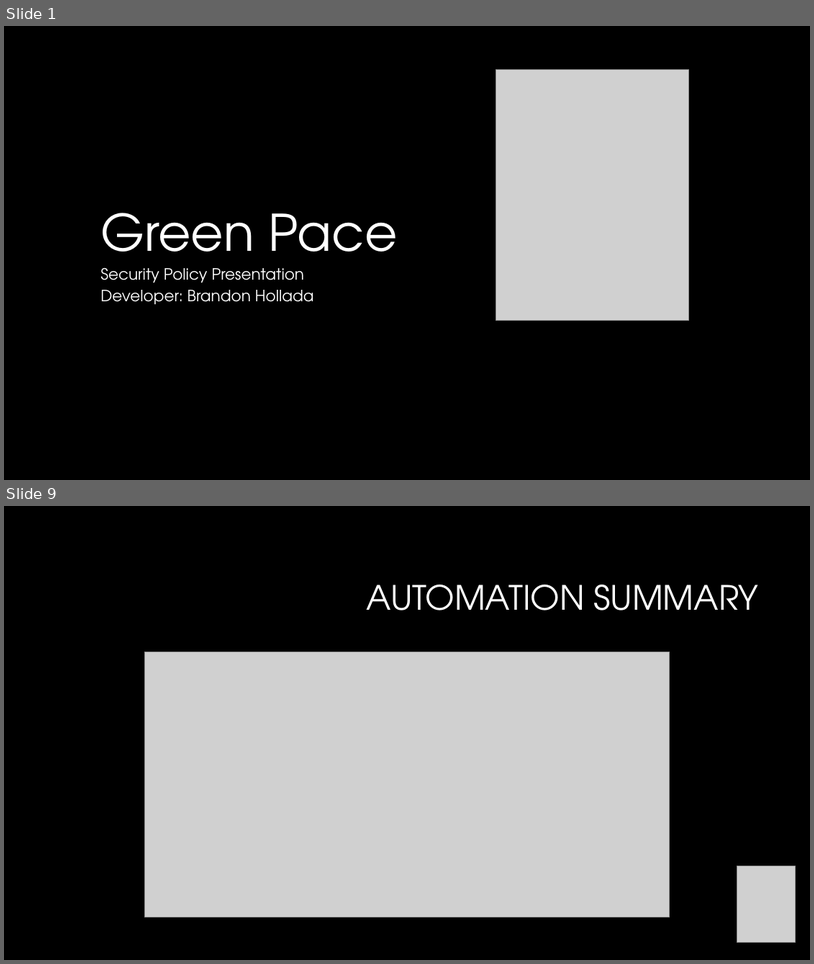
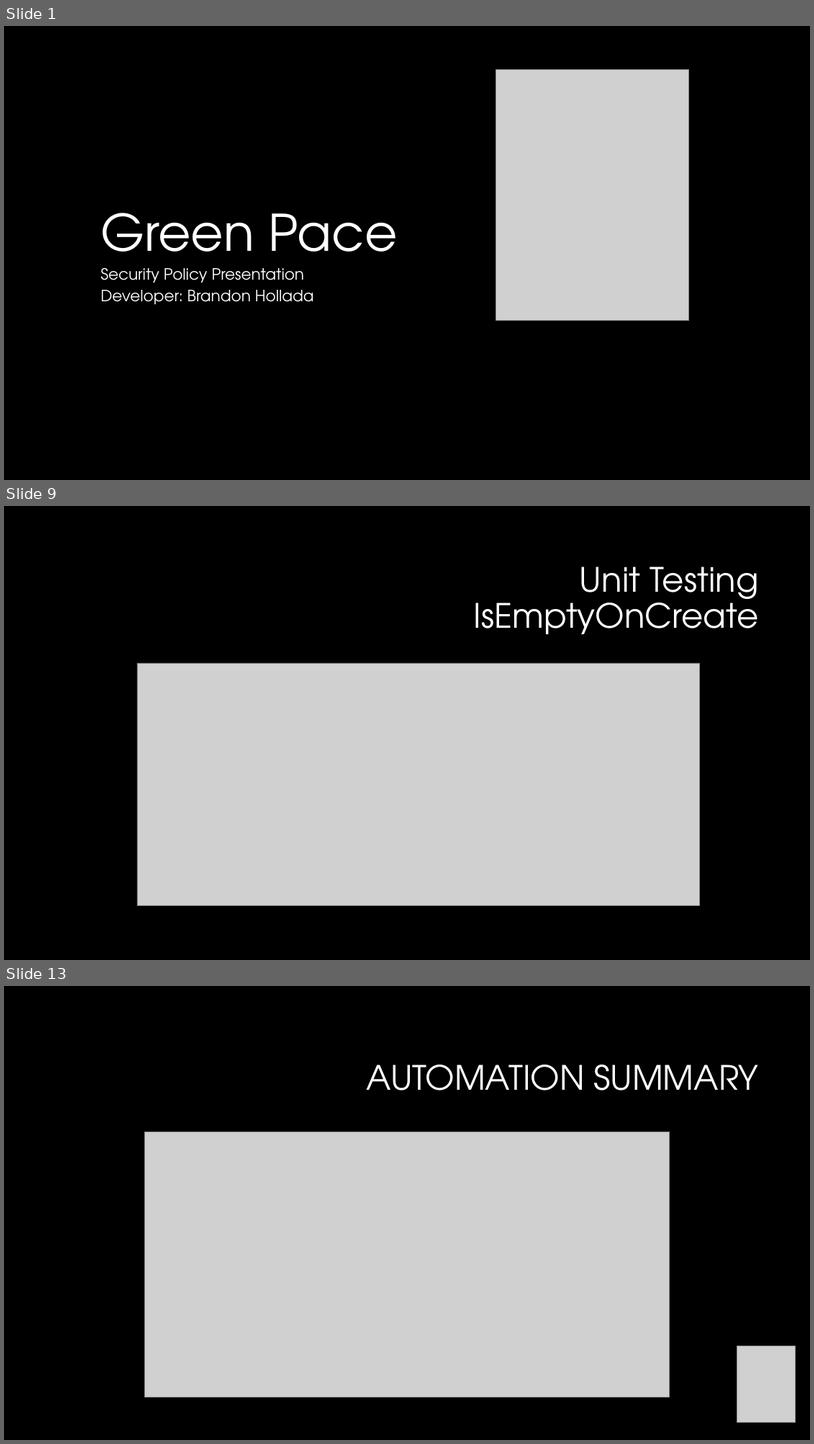
Before and after one commit to HolladaB/CS405, a slide deck: CS 405 Project Two Presentation-Hollada.pptx. Shown one above the other, each under a label of ours: slides 1 and 9 before the commit, slides 1, 9 and 13 after it; the slides between them are not shown. The pictures are 814x964 and 814x1444 pixels, drawn with LibreOffice and Linux fonts; fonts in the diff are those of the drawing; grey boxes stand for pictures; background and template pictures are left out. Boxes give left, top, right and bottom in pixels: in the first picture for what was removed or moved away, otherwise in the second. Text is boxed around its words. In the diff, an @@ line names an element or a change of style, - is before the commit and + after.

```diff
--- a/CS 405 Project Two Presentation-Hollada.pptx
+++ b/CS 405 Project Two Presentation-Hollada.pptx
@@ slide 9 added at [4,506,810,960], background #000000 @@
@@ title added at [474,566,759,634], 40 pt, text #FFFFFF @@
+Unit Testing
+IsEmptyOnCreate
@@ picture added at [137,663,700,906] @@
@@ what was slide 9 is now slide 13 @@
```
Also in this commit, not shown: 10 slides changed, 5 other slides added, 2 slides removed.
